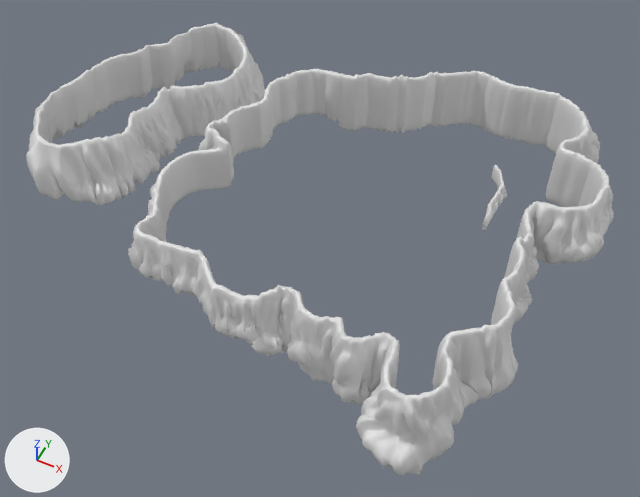
The FBX model Fast-and-fractured/Assets/FastAndFractured/!Environment/Scenes/!MountainVillageMap/metabolasPuebloSculpt.fbx: old version first, new version second.
Before and after are seen from a camera (50 mm lens) standing at (-176.0, -2008.0, 1360.0) and looking at (-744.0, -872.0, -61.0). The axes (+X, +Y, +Z) are drawn at lower left. The lights are the same throughout. Where no turn or scale is listed for an object, it has been applied to the vertices.

The scene before the commit, as lines of its bpy script (objects in view):
```python
me_mesh = bpy.data.meshes.new('Mesh')
me_mesh.from_pydata(...)  # 54460 vertices, 78162 faces; spans x -538.0..719.0, y -193.0..833.0, z -118.0..120.0
ob_mball_227 = bpy.data.objects.new('Mball.227', me_mesh)
ob_mball_227.location = (-922.0, -1112.0, 37.0)
```
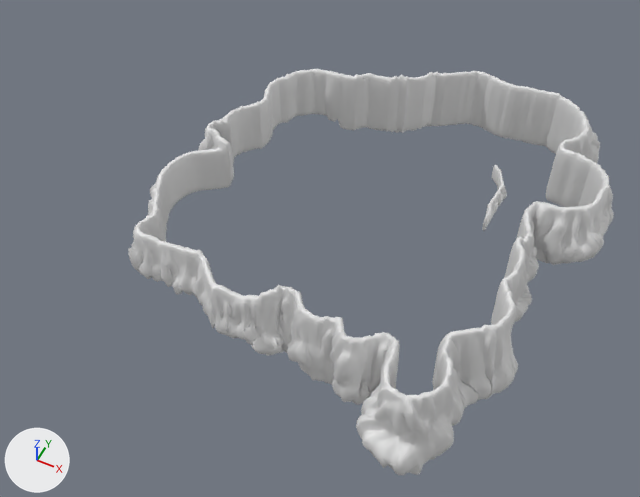
Boxes (x1, y1, x2, y2) around the edits, measured in the pictures (640 x 497 px):
'Mball.227', reshaped (17% narrower, 10% shorter)
    before: (26, 22, 614, 475)
    after: (128, 69, 614, 475)
part 1 of me_mesh, deleted
    before: (26, 22, 265, 206)

Diff of the bpy script that builds the scene:
```diff
--- a/Fast-and-fractured/Assets/FastAndFractured/!Environment/Scenes/!MountainVillageMap/metabolasPuebloSculpt.fbx.py
+++ b/Fast-and-fractured/Assets/FastAndFractured/!Environment/Scenes/!MountainVillageMap/metabolasPuebloSculpt.fbx.py
@@ me_mesh @@
 me_mesh.from_pydata(...)  # 54460 vertices, 78162 faces; spans x -538.0..719.0, y -193.0..833.0, z -118.0..120.0
 # used by ob_mball_227; location = (-922.0, -1112.0, 37.0)
+# me_mesh part 1: the loose piece of 16736 vertices spanning x -538.0..-128.0, y 64.0..674.0, z -80.0..86.0 is deleted
```
